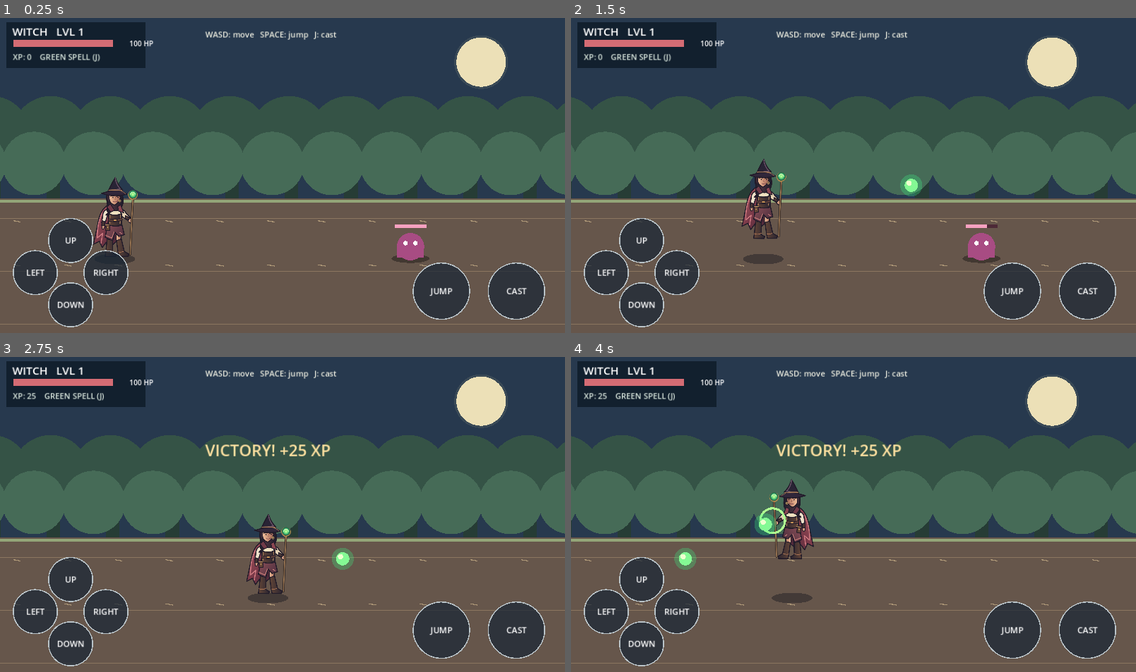
Above: before the commit, frames 1-4 (two rows, left to right).
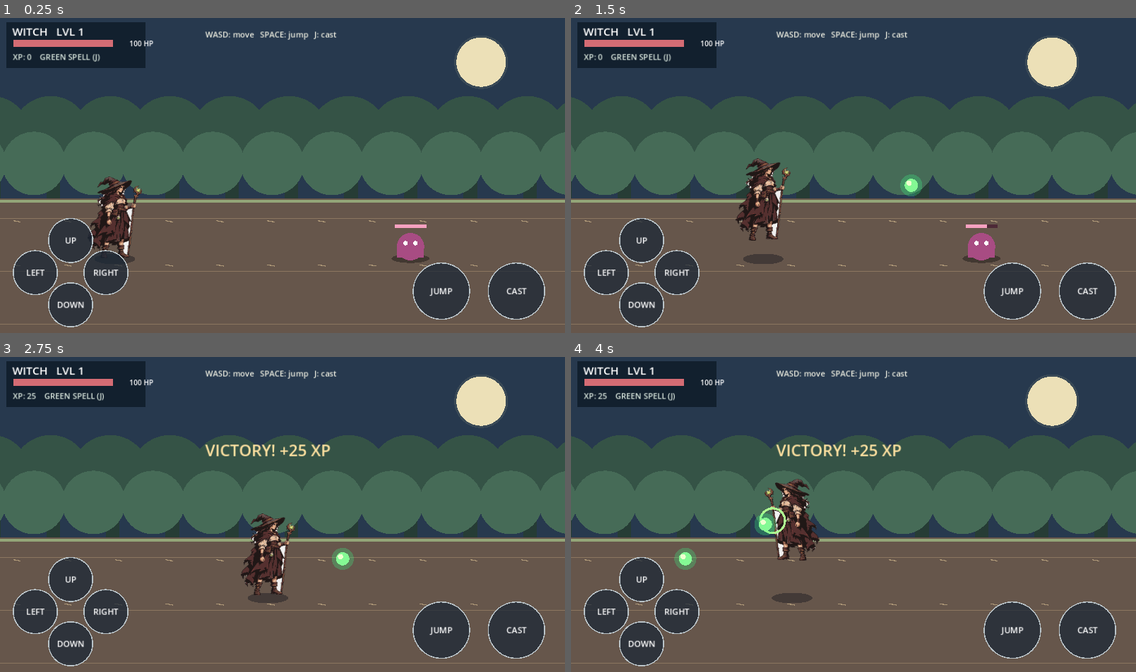
Above: after the commit, the same moments.

Repository: ZakharMig/Witch-game
Game: Godot game, scene res://main.tscn
The game is run twice, just before and just after one commit, with the same random seed, the same clock (stepped at 60 frames per second) and the same inputs.
Inputs (mouse positions are in pixels of both pictures, inside the frame that each line leads up to):
- Up to frame 1 (0.25 s): no input
- Up to frame 2 (1.5 s): move the mouse to (977, 159) at 0.52 s; hold D 0.53-1.25 s; hold J 0.53-1.25 s; click (977, 159) at 0.67 s; tap Space at 0.77 s; drag from (740, 191) to (825, 238) at 1.27 s
- Up to frame 3 (2.75 s): move the mouse to (339, 445) at 2.02 s; hold D from 2.03 s (still down); hold J from 2.03 s (still down)
- Up to frame 4 (4 s): release D at 2.75 s; release J at 2.75 s; drag from (825, 577) to (684, 467) at 2.77 s; move the mouse to (1023, 561) at 3.52 s; hold A from 3.53 s (still down); hold J from 3.53 s (still down); tap Space at 3.77 s

The runs differ from the first frame. In frame 1, 1.2% of the frame differs, in the area x 16-26%, y 50-77%; in frame 2, 1.3%, in the area x 29-39%, y 44-71%; in frame 3, 1.3%; in frame 4, 1.3%.

Commit message:
Use illustrated witch PNG in v0.2 arena prototype

Diff:
--- a/game.gd
+++ b/game.gd
@@ -14,7 +14,7 @@
 const GRAVITY := 1300.0
 const CAST_SPEED := 680.0
 const CAST_RANGE_Y := 48.0
-const WITCH_TEXTURE: Texture2D = preload("res://art/witch.svg")
+const WITCH_TEXTURE: Texture2D = preload("res://art/witch.png")
 
 var witch_position := Vector2(260, 550) # Ground coordinates (X, depth).
 var jump_height := 0.0
Binary file added: art/witch.png
